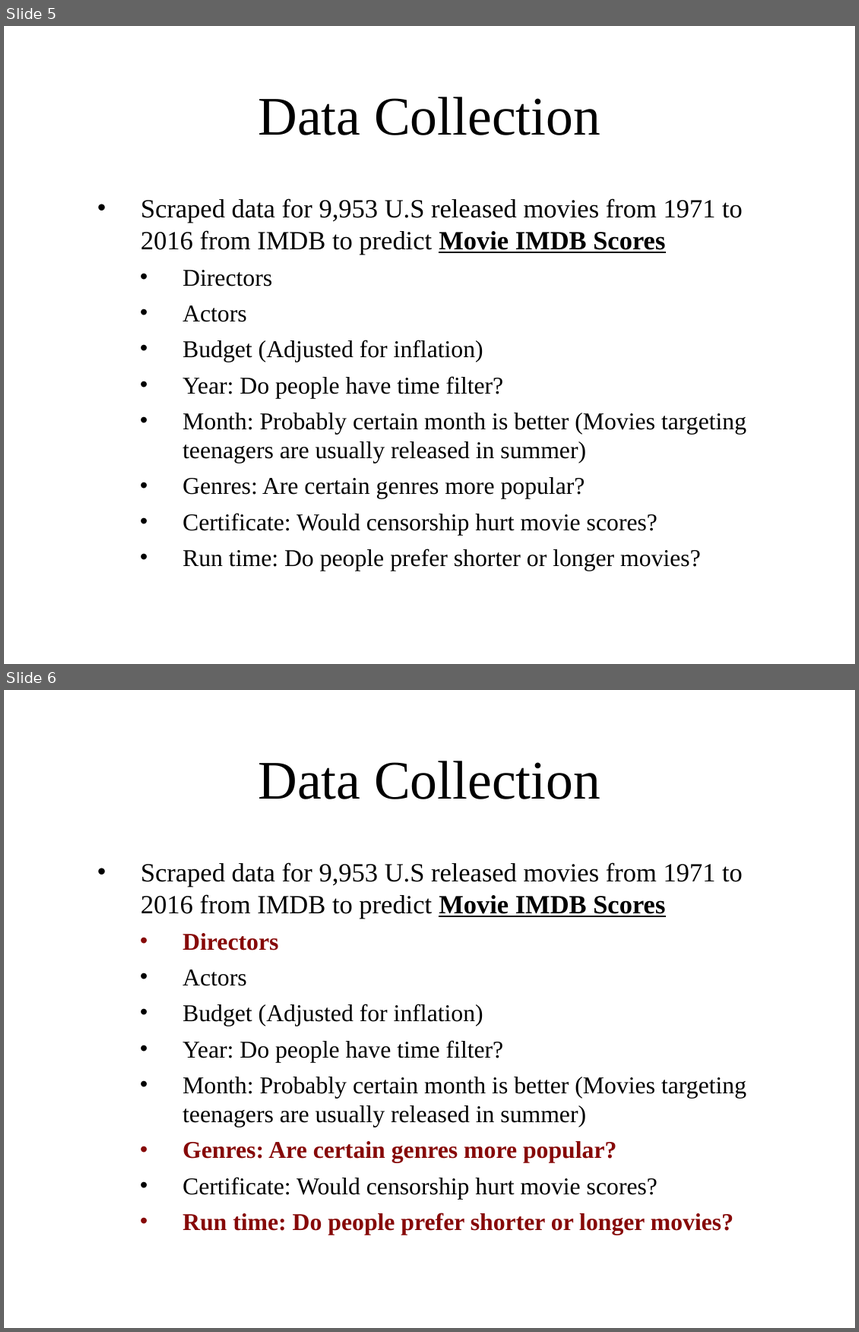
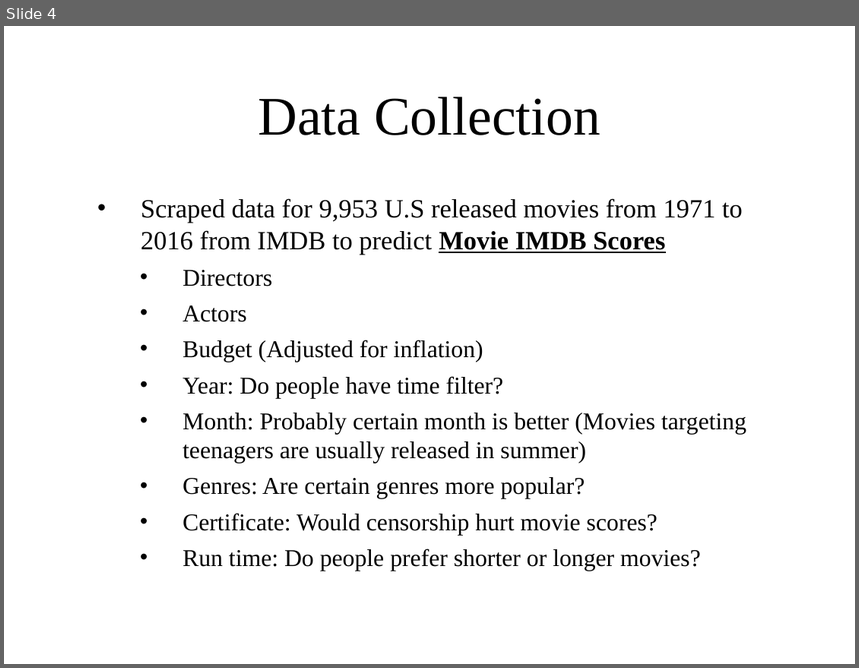
Before and after one commit to lois19881988/TDI_Capstone_submission, a slide deck: Capstone final.pptx. Shown one above the other, each under a label of ours: slides 5 and 6 before the commit, slide 4 after it. The pictures are 859x1332 and 859x668 pixels, drawn with LibreOffice and Linux fonts; fonts in the diff are those of the drawing; background and template pictures are left out. Boxes give left, top, right and bottom in pixels: in the first picture for what was removed or moved away, otherwise in the second. Text is boxed around its words. In the diff, an @@ line names an element or a change of style, - is before the commit and + after.

```diff
--- a/Capstone final.pptx
+++ b/Capstone final.pptx
@@ slide 6 removed at [4,690,855,1328], background picture (left out) @@
@@ title removed at [259,761,601,799] @@
-Data Collection
@@ text removed at [141,863,747,1235] @@
-• Scraped data for 9,953 U.S released movies from 1971 to 2016 from IMDB to predict Movie IMDB Scores
-  • Directors
-  • Actors
-  • Budget (Adjusted for inflation)
-  • Year: Do people have time filter?
-  • Month: Probably certain month is better (Movies targeting teenagers are usually released in summer)
-  • Genres: Are certain genres more popular?
-  • Certificate: Would censorship hurt movie scores?
-  • Run time: Do people prefer shorter or longer movies?
@@ what was slide 5 is now slide 4 @@
```
Also in this commit, not shown: 2 slides changed, 2 other slides removed.
